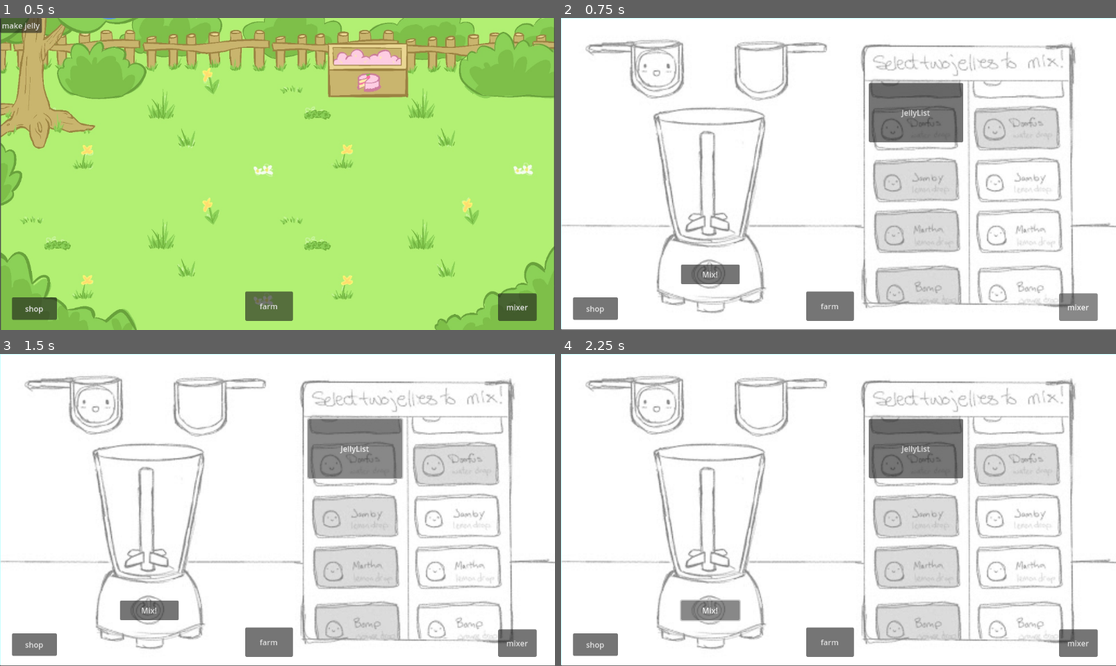
Above: before the commit, frames 1-4 (two rows, left to right).
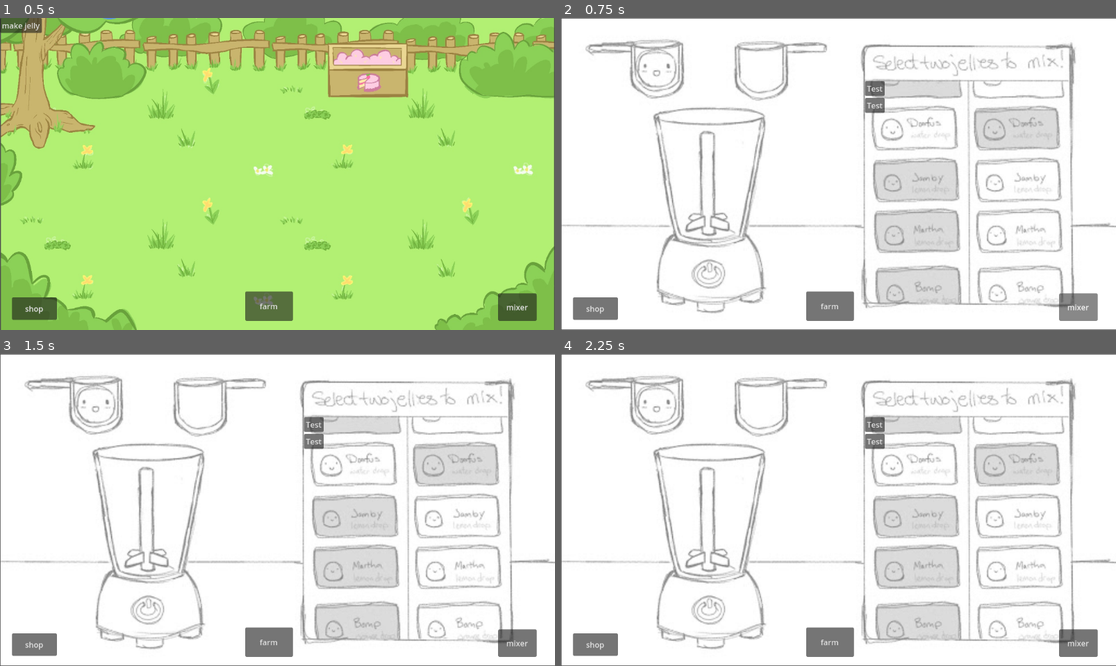
Above: after the commit, the same moments.

Repository: Jelly-Drop-DevOp/JellyDrop
Game: Godot game, scene res://farm.tscn
The game is run twice, just before and just after one commit, with the same random seed, the same clock (stepped at 60 frames per second) and the same inputs.
Inputs (mouse positions are in pixels of both pictures, inside the frame that each line leads up to):
- Up to frame 1 (0.5 s): no input
- Up to frame 2 (0.75 s): click "mixer" at 0.5 s
- Up to frame 3 (1.5 s): click (355, 447) at 1.25 s, where only the run before the commit has a clickable "JellyList"
- Up to frame 4 (2.25 s): click (710, 609) at 2 s, where only the run before the commit has a clickable "Mix!"

Frame 1 is identical in both runs. In frame 2, 4.2% of the frame differs, in the area x 0-100%, y 0-100%; in frame 3, 4.2%; in frame 4, 4.2%.

Commit message:
Move mixer files into /mixer.

Diff:
--- /dev/null
+++ b/praccyproggy/mixer.gd
@@ -0,0 +1,12 @@
+extends Node2D
+
+func _ready() -> void:
+	var inventory: Inventory = Inventory.load()
+	for jelly_instance in inventory.owned_jellies:
+		add_jelly_list_entry(jelly_instance)
+
+func add_jelly_list_entry(jelly_instance: BlueJelly) -> void:
+	#TODO: tyleralbert - Instantiate custom UI element with `jelly_instance` fields.
+	var button: Button = Button.new()
+	button.text = "Test"
+	$JellyListContainer/JellyList.add_child(button)
--- a/praccyproggy/mixer.tscn
+++ /dev/null
@@ -1,32 +0,0 @@
-[gd_scene load_steps=3 format=3 uid="uid://bwb1dt1dc8guk"]
-
-[ext_resource type="Texture2D" uid="uid://b2mhv6jqa4ety" path="res://mixer.jpg" id="1_mxug0"]
-[ext_resource type="PackedScene" uid="uid://cuj06sanmhu01" path="res://scene_controller.tscn" id="2_ns23k"]
-
-[node name="Mixer" type="Node2D"]
-
-[node name="ColorRect" type="ColorRect" parent="."]
-offset_right = 1152.0
-offset_bottom = 646.0
-color = Color(0.72549, 1, 1, 1)
-
-[node name="Sprite2D" type="Sprite2D" parent="."]
-position = Vector2(576.59, 324.172)
-scale = Vector2(2.2477, 2.24186)
-texture = ExtResource("1_mxug0")
-
-[node name="JellyList" type="Button" parent="."]
-offset_left = 639.0
-offset_top = 135.0
-offset_right = 835.0
-offset_bottom = 258.0
-text = "JellyList"
-
-[node name="Button" type="Button" parent="."]
-offset_left = 249.0
-offset_top = 512.0
-offset_right = 371.0
-offset_bottom = 553.0
-text = "Mix!"
-
-[node name="SceneController" parent="." instance=ExtResource("2_ns23k")]
--- /dev/null
+++ b/praccyproggy/mixer/mixer.gd
@@ -0,0 +1,13 @@
+extends Node2D
+@export var mixer_list_entry_template: PackedScene
+
+func _ready() -> void:
+	var inventory: Inventory = Inventory.load()
+	for jelly_instance in inventory.owned_jellies:
+		add_jelly_list_entry(jelly_instance)
+
+func add_jelly_list_entry(jelly_instance: BlueJelly) -> void:
+	var mixer_list_entry = mixer_list_entry_template.instantiate()
+	var button: Button = Button.new()
+	button.text = "Test"
+	$JellyListContainer/JellyList.add_child(button)
--- /dev/null
+++ b/praccyproggy/mixer/mixer.tscn
@@ -0,0 +1,38 @@
+[gd_scene load_steps=5 format=3 uid="uid://bwb1dt1dc8guk"]
+
+[ext_resource type="Script" path="res://mixer/mixer.gd" id="1_3o2kp"]
+[ext_resource type="Texture2D" uid="uid://b2mhv6jqa4ety" path="res://mixer/mixer.jpg" id="1_mxug0"]
+[ext_resource type="PackedScene" uid="uid://cuj06sanmhu01" path="res://scene_controller.tscn" id="2_ns23k"]
+
+[sub_resource type="PackedScene" id="PackedScene_y8o8q"]
+_bundled = {
+"conn_count": 0,
+"conns": PackedInt32Array(),
+"editable_instances": [],
+"names": PackedStringArray("Control", "layout_mode", "anchors_preset", "anchor_right", "anchor_bottom", "grow_horizontal", "grow_vertical", "Button", "custom_minimum_size", "offset_right", "offset_bottom", "text"),
+"node_count": 2,
+"node_paths": [],
+"nodes": PackedInt32Array(-1, -1, 0, 0, -1, 6, 1, 0, 2, 1, 3, 2, 4, 2, 5, 3, 6, 3, 0, 0, 0, 7, 7, -1, 5, 8, 4, 1, 5, 9, 6, 10, 6, 11, 7, 0),
+"variants": [3, 15, 1.0, 2, Vector2(200, 50), 0, 8.0, "TEST"],
+"version": 3
+}
+
+[node name="Mixer" type="Node2D"]
+script = ExtResource("1_3o2kp")
+mixer_list_entry_template = SubResource("PackedScene_y8o8q")
+
+[node name="Sprite2D" type="Sprite2D" parent="."]
+position = Vector2(576.59, 324.172)
+scale = Vector2(2.2477, 2.24186)
+texture = ExtResource("1_mxug0")
+
+[node name="SceneController" parent="." instance=ExtResource("2_ns23k")]
+
+[node name="JellyListContainer" type="ScrollContainer" parent="."]
+offset_left = 631.0
+offset_top = 131.0
+offset_right = 1060.0
+offset_bottom = 562.0
+
+[node name="JellyList" type="VBoxContainer" parent="JellyListContainer"]
+layout_mode = 2
--- a/praccyproggy/scene_controller.gd
+++ b/praccyproggy/scene_controller.gd
@@ -19,4 +19,4 @@
 
 
 func _on_mixer_transfer_button_pressed() -> void:
-	get_tree().change_scene_to_file("res://mixer.tscn")
+	get_tree().change_scene_to_file("res://mixer/mixer.tscn")
Renamed: praccyproggy/mixer.jpg -> praccyproggy/mixer/mixer.jpg
Not shown, changed: praccyproggy/mixer/mixer.jpg.import
